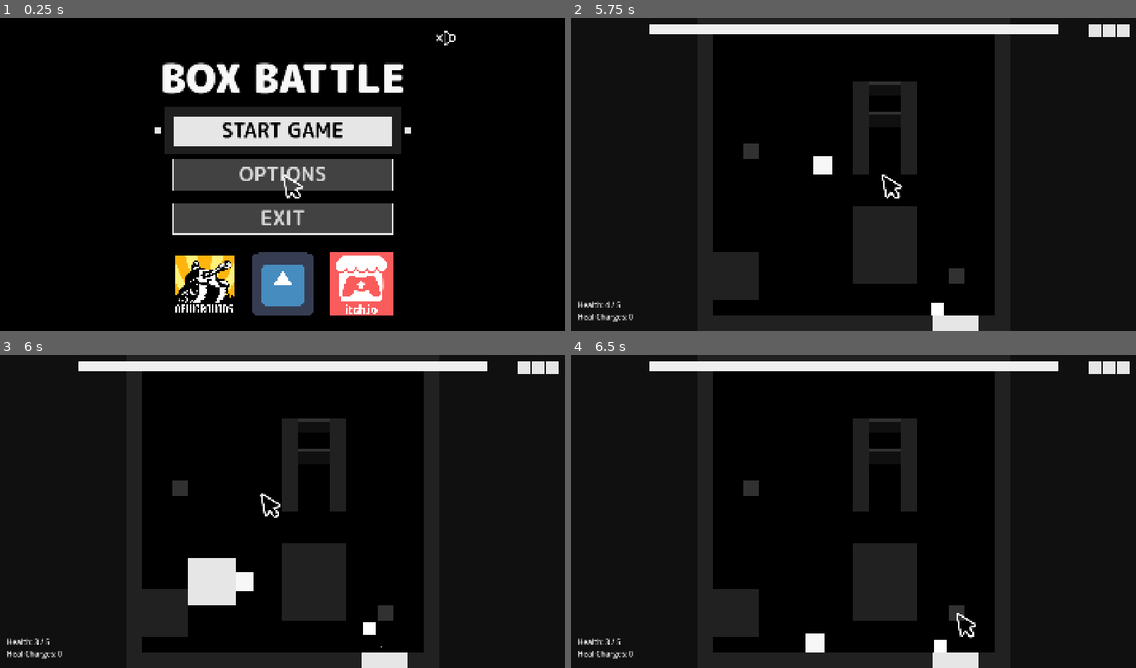
Above: before the commit, frames 1-4 (two rows, left to right).
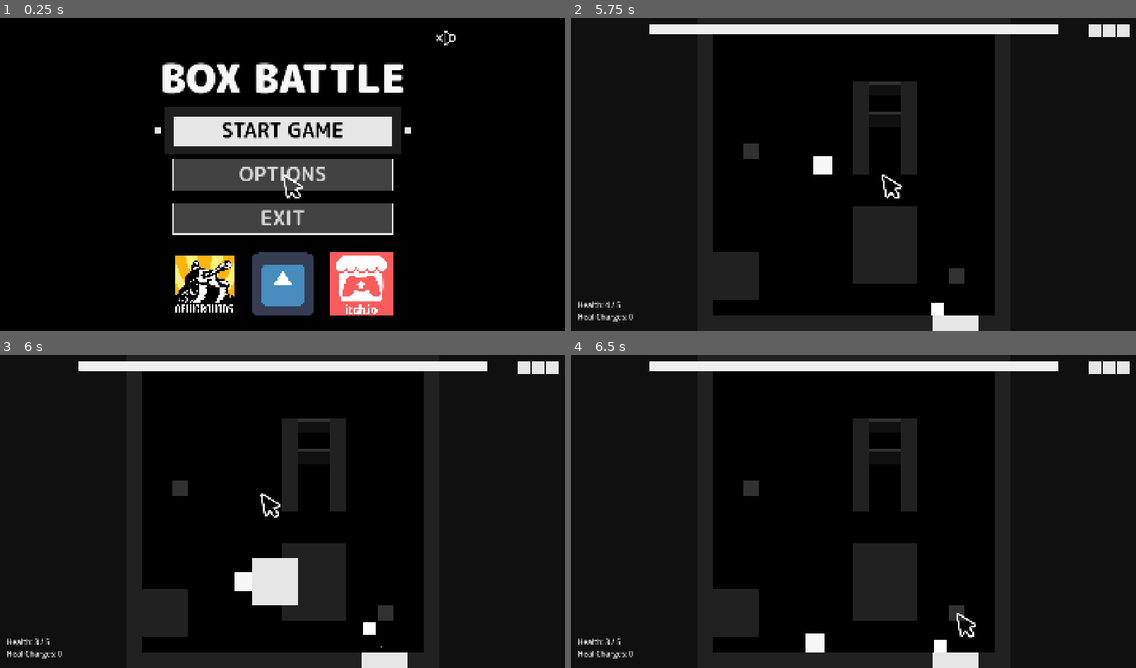
Above: after the commit, the same moments.

Repository: stevencasteel/Box-Battle
Game: Godot game, scene res://src/scenes/main/main.tscn
Two runs of this game, one before a commit and one after it. Both use one fixed random seed, a clock stepped at 60 frames per second and the inputs below. The engine's default icon, where the game draws it, is replaced by a stand-in: a white triangle on a blue panel in a dark square.
Inputs (mouse positions are in pixels of both pictures, inside the frame that each line leads up to):
- Up to frame 1 (0.25 s): no input
- Up to frame 2 (5.75 s): tap Enter (ui_accept) at 0.5, 1.25, 3.77 s; drag from (853, 130) to (910, 105) at 0.52 s; drag from (740, 190) to (825, 237) at 1.27 s; move the mouse to (910, 105) at 2.02 s; hold Left (ui_left) 2.03-2.75 s; drag from (825, 237) to (734, 183) at 2.77 s; move the mouse to (1023, 221) at 3.52 s; hold Right (ui_right) 3.53-4.25 s; drag from (684, 127) to (859, 299) at 4.27 s; move the mouse to (881, 174) at 5.02 s; hold Right (ui_right) from 5.03 s (still down); click (881, 174) at 5.17 s
- Up to frame 3 (6 s): release Right (ui_right) at 5.75 s; drag from (197, 433) to (384, 611) at 5.77 s
- Up to frame 4 (6.5 s): no input

Frames 1-2 are identical in both runs. In frame 3, 2.5% of the frame differs, in the area x 33-53%, y 64-80%; in frame 4, nothing differs.

Commit message:
refactor(Combat): Elevate AttackPattern to be fully data-driven
Implements a major architectural refinement to the AttackLogic system, adhering to the DRY and Open/Closed principles.

- Attack-specific parameters (e.g., `projectile_count`, `volley_delay`) have been moved from `AttackLogic` resources into the `AttackPattern` resource.
- `AttackLogic` scripts are now pure, stateless strategies that receive all necessary data from the `AttackPattern` passed into their `execute` method.
- Redundant logic resources (e.g., `volley_shot_logic`, `single_shot_logic`) have been consolidated into a single, shared `projectile_logic.tres`.
- All `AttackPattern` resources (`.tres` files) were rebuilt from scratch to ensure correct UIDs and dependencies after the structural changes.

This refactor allows multiple AttackPatterns to share the same logic while defining their own unique parameters, making the creation of new, varied attacks a data-only task.

Diff:
--- a/src/combat/attack_logic/attack_logic.gd
+++ b/src/combat/attack_logic/attack_logic.gd
@@ -1,4 +1,4 @@
-# src/entities/boss/attack_patterns/attack_logic.gd
+# src/combat/attack_logic/attack_logic.gd
 @tool
 ## The abstract base class for all boss attack execution logic.
 ## This implements the Strategy Pattern for boss attacks.
@@ -9,15 +9,16 @@
 ## Returns the visual information for this attack's telegraph.
 ## The dictionary should contain: { "size": Vector2, "offset": Vector2 }
 ## "offset" is the local position relative to the boss.
-func get_telegraph_info(_owner: BaseBoss, _pattern: AttackPattern) -> Dictionary:
+func get_telegraph_info(_owner: BaseEntity, _pattern: AttackPattern) -> Dictionary:
 	# Default to a simple square
+	var facing_direction: float = _owner.entity_data.get("facing_direction", 1.0)
 	return {
-		"size": Vector2(150, 150), "offset": Vector2(_owner.entity_data.facing_direction * 100, 0)
+		"size": Vector2(150, 150), "offset": Vector2(facing_direction * 100, 0)
 	}
 
 
 ## Prepares and returns the attack action as a Callable.
 ## This is the core of the Command Pattern implementation.
-func execute(_owner: BaseBoss, _pattern: AttackPattern) -> Callable:
+func execute(_owner: BaseEntity, _pattern: AttackPattern) -> Callable:
 	push_warning("AttackLogic.execute() was called but not overridden.")
 	return Callable()  # Return an empty, safe callable
--- a/src/combat/attack_logic/homing_omni_burst_logic.gd
+++ b/src/combat/attack_logic/homing_omni_burst_logic.gd
@@ -1,4 +1,4 @@
-# src/entities/boss/attack_patterns/homing_omni_burst_logic.gd
+# src/combat/attack_logic/homing_omni_burst_logic.gd
 @tool
 ## Concrete AttackLogic for a complex, multi-projectile homing attack.
 class_name HomingOmniBurstLogic
@@ -7,16 +7,16 @@
 @export var projectile_count: int = 30
 
 
-func get_telegraph_info(_owner: BaseBoss, _pattern: AttackPattern) -> Dictionary:
+func get_telegraph_info(_owner: BaseEntity, _pattern: AttackPattern) -> Dictionary:
 	return {"size": Vector2(600, 600), "offset": Vector2.ZERO}
 
 
-func execute(owner: BaseBoss, _pattern: AttackPattern) -> Callable:
+func execute(owner: BaseEntity, _pattern: AttackPattern) -> Callable:
 	return Callable(self, "_fire_omni_burst").bind(owner)
 
 
 # --- Private Helper for Execution ---
-func _fire_omni_burst(owner: BaseBoss) -> void:
+func _fire_omni_burst(owner: BaseEntity) -> void:
 	if not is_instance_valid(owner):
 		return
 
--- a/src/combat/attack_logic/homing_omni_burst_logic.tres
+++ b/src/combat/attack_logic/homing_omni_burst_logic.tres
@@ -1,8 +1,7 @@
-[gd_resource type="Resource" script_class="HomingOmniBurstLogic" load_steps=2 format=3 uid="uid://homing_logic_tres"]
+[gd_resource type="Resource" script_class="HomingOmniBurstLogic" load_steps=2 format=3 uid="uid://bwg6k1f2vxo7g"]
 
-[ext_resource type="Script" path="res://src/combat/attack_logic/homing_omni_burst_logic.gd" id="1_logic_script"]
+[ext_resource type="Script" uid="uid://dte2j2bevwl44" path="res://src/combat/attack_logic/homing_omni_burst_logic.gd" id="1_script"]
 
 [resource]
-script = ExtResource("1_logic_script")
+script = ExtResource("1_script")
 projectile_count = 30
-projectile_speed = 250.0
--- a/src/combat/attack_logic/lunge_logic.gd
+++ b/src/combat/attack_logic/lunge_logic.gd
@@ -1,19 +1,24 @@
-# src/entities/boss/attack_patterns/lunge_logic.gd
+# src/combat/attack_logic/lunge_logic.gd
 @tool
 ## Concrete AttackLogic for executing a high-speed, invulnerable dash.
 class_name LungeLogic
 extends AttackLogic
 
 
-func get_telegraph_info(owner: BaseBoss, _pattern: AttackPattern) -> Dictionary:
+func get_telegraph_info(_owner: BaseEntity, _pattern: AttackPattern) -> Dictionary:
 	var lunge_width = 800.0
-	var owner_width = owner.get_node("CollisionShape2D").shape.size.x
+	var owner_width = 60.0
 	var x_offset = (lunge_width / 2.0) + (owner_width / 2.0)
 
 	return {"size": Vector2(lunge_width, 60), "offset": Vector2(x_offset, 0)}
 
 
-func execute(owner: BaseBoss, pattern: AttackPattern) -> Callable:
+func execute(owner: BaseEntity, pattern: AttackPattern) -> Callable:
+	var boss_owner := owner as BaseBoss
+	if not is_instance_valid(boss_owner):
+		push_warning("LungeLogic can only be executed by a BaseBoss.")
+		return Callable()
+
 	var lunge_params = {"pattern": pattern}
-	var sm: BaseStateMachine = owner.get_component(BaseStateMachine)
+	var sm: BaseStateMachine = boss_owner.get_component(BaseStateMachine)
 	return sm.change_state.bind(Identifiers.BossStates.LUNGE, lunge_params)
--- a/src/combat/attack_logic/projectile_logic.gd
+++ b/src/combat/attack_logic/projectile_logic.gd
@@ -1,15 +1,16 @@
-# src/entities/boss/attack_patterns/projectile_logic.gd
+# src/combat/attack_logic/projectile_logic.gd
 @tool
 ## Concrete AttackLogic for firing one or more projectiles.
 class_name ProjectileLogic
 extends AttackLogic
 
 
-func get_telegraph_info(_owner: BaseBoss, _pattern: AttackPattern) -> Dictionary:
-	return {"size": Vector2(150, 150), "offset": Vector2(100, 0)}
+func get_telegraph_info(owner: BaseEntity, _pattern: AttackPattern) -> Dictionary:
+	var facing_direction: float = owner.entity_data.facing_direction if "facing_direction" in owner.entity_data else 1.0
+	return {"size": Vector2(150, 150), "offset": Vector2(facing_direction * 100, 0)}
 
 
-func execute(owner: BaseBoss, pattern: AttackPattern) -> Callable:
+func execute(owner: BaseEntity, pattern: AttackPattern) -> Callable:
 	if pattern.projectile_count <= 1:
 		return owner.fire_shot_at_player.bind()
 	else:
--- /dev/null
+++ b/src/combat/attack_logic/projectile_logic.tres
@@ -0,0 +1,6 @@
+[gd_resource type="Resource" script_class="ProjectileLogic" load_steps=2 format=3 uid="uid://c1w6fobw8biag"]
+
+[ext_resource type="Script" uid="uid://citr6cda6jkw0" path="res://src/combat/attack_logic/projectile_logic.gd" id="1_script"]
+
+[resource]
+script = ExtResource("1_script")
--- a/src/combat/attack_logic/single_shot_logic.tres
+++ /dev/null
@@ -1,8 +0,0 @@
-[gd_resource type="Resource" script_class="ProjectileLogic" load_steps=2 format=3]
-
-[ext_resource type="Script" path="res://src/combat/attack_logic/projectile_logic.gd" id="1_projectile_logic"]
-
-[resource]
-script = ExtResource("1_projectile_logic")
-projectile_count = 1
-volley_delay = 0.2
--- a/src/combat/attack_logic/volley_shot_logic.tres
+++ /dev/null
@@ -1,8 +0,0 @@
-[gd_resource type="Resource" script_class="ProjectileLogic" load_steps=2 format=3]
-
-[ext_resource type="Script" path="res://src/combat/attack_logic/projectile_logic.gd" id="1_projectile_logic"]
-
-[resource]
-script = ExtResource("1_projectile_logic")
-projectile_count = 3
-volley_delay = 0.2
--- a/src/entities/boss/attack_patterns/attack_pattern.gd
+++ b/src/entities/boss/attack_patterns/attack_pattern.gd
@@ -14,6 +14,6 @@
 @export var cooldown: float = 1.5
 
 @export_group("Attack-Specific Data")
-# --- ProjectileLogic Data ---
+# THE FIX: These parameters now live in the AttackPattern, where they belong.
 @export var projectile_count: int = 1
 @export var volley_delay: float = 0.2
--- a/src/entities/boss/attack_patterns/homing_omni_burst_pattern.tres
+++ b/src/entities/boss/attack_patterns/homing_omni_burst_pattern.tres
@@ -1,17 +1,13 @@
-[gd_resource type="Resource" script_class="AttackPattern" load_steps=3 format=3 uid="uid://homing_omni_burst_tres"]
+[gd_resource type="Resource" script_class="AttackPattern" load_steps=3 format=3 uid="uid://dibqnlm2wg88d"]
 
-[ext_resource type="Script" path="res://src/entities/boss/attack_patterns/attack_pattern.gd" id="1_attack_pattern"]
-[ext_resource type="Resource" uid="uid://homing_logic_tres" path="res://src/combat/attack_logic/homing_omni_burst_logic.tres" id="2_logic"]
+[ext_resource type="Script" uid="uid://dy4xl0q65hagu" path="res://src/entities/boss/attack_patterns/attack_pattern.gd" id="1_attack_pattern"]
+[ext_resource type="Resource" uid="uid://bwg6k1f2vxo7g" path="res://src/combat/attack_logic/homing_omni_burst_logic.tres" id="2_logic"]
 
 [resource]
 script = ExtResource("1_attack_pattern")
-
-; --- Core Timings ---
+logic = ExtResource("2_logic")
 telegraph_duration = 1.2
 attack_duration = 1.0
 cooldown = 3.5
-
-; --- Logic-Specific Data ---
-logic = ExtResource("2_logic")
 projectile_count = 30
 volley_delay = 0.0
--- a/src/entities/boss/attack_patterns/lunge_attack.tres
+++ b/src/entities/boss/attack_patterns/lunge_attack.tres
@@ -1,17 +1,13 @@
-[gd_resource type="Resource" script_class="AttackPattern" load_steps=3 format=3 uid="uid://y6g5o6f7h8i9"]
+[gd_resource type="Resource" script_class="AttackPattern" load_steps=3 format=3 uid="uid://y6g5o6f7h8ja"]
 
-[ext_resource type="Script" path="res://src/entities/boss/attack_patterns/attack_pattern.gd" id="1_attack_pattern"]
-[ext_resource type="Resource" path="res://src/combat/attack_logic/lunge_logic.tres" id="2_lunge_logic"]
+[ext_resource type="Script" uid="uid://dy4xl0q65hagu" path="res://src/entities/boss/attack_patterns/attack_pattern.gd" id="1_attack_pattern"]
+[ext_resource type="Resource" path="res://src/combat/attack_logic/lunge_logic.tres" id="2_logic"]
 
 [resource]
 script = ExtResource("1_attack_pattern")
-
-; --- Core Timings ---
+logic = ExtResource("2_logic")
 telegraph_duration = 0.8
 attack_duration = 0.5
 cooldown = 2.0
-
-; --- Logic-Specific Data ---
-logic = ExtResource("2_lunge_logic")
 projectile_count = 0
 volley_delay = 0.0
--- a/src/entities/boss/attack_patterns/single_shot.tres
+++ b/src/entities/boss/attack_patterns/single_shot.tres
@@ -1,17 +1,13 @@
 [gd_resource type="Resource" script_class="AttackPattern" load_steps=3 format=3 uid="uid://bve7t5ucr1k"]
 
-[ext_resource type="Script" path="res://src/entities/boss/attack_patterns/attack_pattern.gd" id="1_attack_pattern"]
-[ext_resource type="Resource" path="res://src/combat/attack_logic/single_shot_logic.tres" id="2_logic"]
+[ext_resource type="Script" uid="uid://dy4xl0q65hagu" path="res://src/entities/boss/attack_patterns/attack_pattern.gd" id="1_attack_pattern"]
+[ext_resource type="Resource" uid="uid://c1w6fobw8biag" path="res://src/combat/attack_logic/projectile_logic.tres" id="2_logic"]
 
 [resource]
 script = ExtResource("1_attack_pattern")
-
-; --- Core Timings ---
+logic = ExtResource("2_logic")
 telegraph_duration = 0.5
 attack_duration = 0.1
 cooldown = 1.5
-
-; --- Logic-Specific Data ---
-logic = ExtResource("2_logic")
 projectile_count = 1
-volley_delay = 0.2
+volley_delay = 0.0
--- a/src/entities/boss/attack_patterns/volley_3_shot.tres
+++ b/src/entities/boss/attack_patterns/volley_3_shot.tres
@@ -1,17 +1,13 @@
 [gd_resource type="Resource" script_class="AttackPattern" load_steps=3 format=3 uid="uid://k3dglh3t1b4a"]
 
-[ext_resource type="Script" path="res://src/entities/boss/attack_patterns/attack_pattern.gd" id="1_attack_pattern"]
-[ext_resource type="Resource" path="res://src/combat/attack_logic/volley_shot_logic.tres" id="2_logic"]
+[ext_resource type="Script" uid="uid://dy4xl0q65hagu" path="res://src/entities/boss/attack_patterns/attack_pattern.gd" id="1_attack_pattern"]
+[ext_resource type="Resource" uid="uid://c1w6fobw8biag" path="res://src/combat/attack_logic/projectile_logic.tres" id="2_logic"]
 
 [resource]
 script = ExtResource("1_attack_pattern")
-
-; --- Core Timings ---
+logic = ExtResource("2_logic")
 telegraph_duration = 0.7
 attack_duration = 0.6
 cooldown = 2.5
-
-; --- Logic-Specific Data ---
-logic = ExtResource("2_logic")
 projectile_count = 3
 volley_delay = 0.2
--- a/src/entities/boss/attack_patterns/volley_5_shot.tres
+++ b/src/entities/boss/attack_patterns/volley_5_shot.tres
@@ -1,17 +1,13 @@
-[gd_resource type="Resource" script_class="AttackPattern" load_steps=3 format=3 uid="uid://z1x2y3a4b5c6"]
+[gd_resource type="Resource" script_class="AttackPattern" load_steps=3 format=3 uid="uid://01x2y3a4b5c6"]
 
-[ext_resource type="Script" path="res://src/entities/boss/attack_patterns/attack_pattern.gd" id="1_attack_pattern"]
-[ext_resource type="Resource" path="res://src/combat/attack_logic/volley_shot_logic.tres" id="2_logic"]
+[ext_resource type="Script" uid="uid://dy4xl0q65hagu" path="res://src/entities/boss/attack_patterns/attack_pattern.gd" id="1_attack_pattern"]
+[ext_resource type="Resource" uid="uid://c1w6fobw8biag" path="res://src/combat/attack_logic/projectile_logic.tres" id="2_logic"]
 
 [resource]
 script = ExtResource("1_attack_pattern")
-
-; --- Core Timings ---
+logic = ExtResource("2_logic")
 telegraph_duration = 0.6
 attack_duration = 1.0
 cooldown = 2.5
-
-; --- Logic-Specific Data ---
-logic = ExtResource("2_logic")
 projectile_count = 5
 volley_delay = 0.15
Not shown, changed: docs/CHANGELOG.txt
Not shown, changed: docs/all_godot_source_code_no_docs.txt
Not shown: 1 places in src/combat/attack_logic/lunge_logic.tres that only renumber resources
Not shown: 1 places in src/entities/boss/base_boss.tscn that only renumber resources
Not shown: 2 places in src/entities/boss/data/default_boss_behavior.tres that only renumber resources
